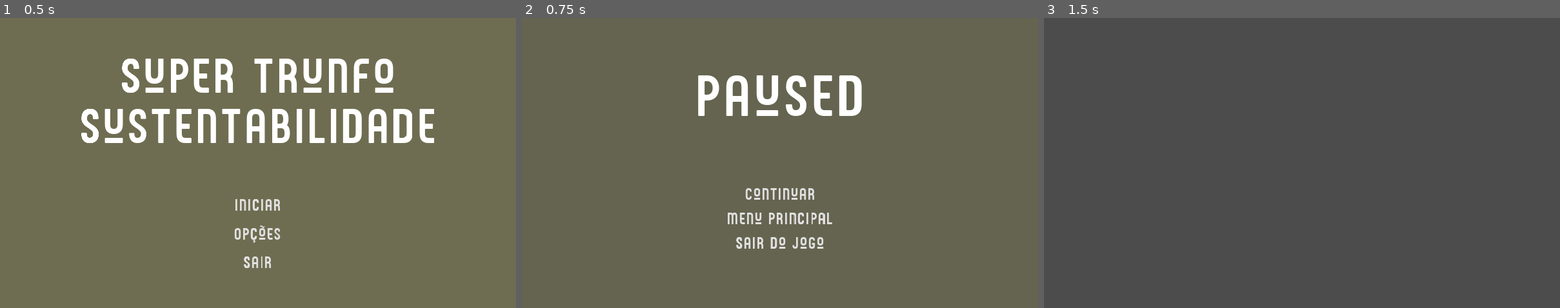
Above: before the commit, frames 1-3 (left to right).
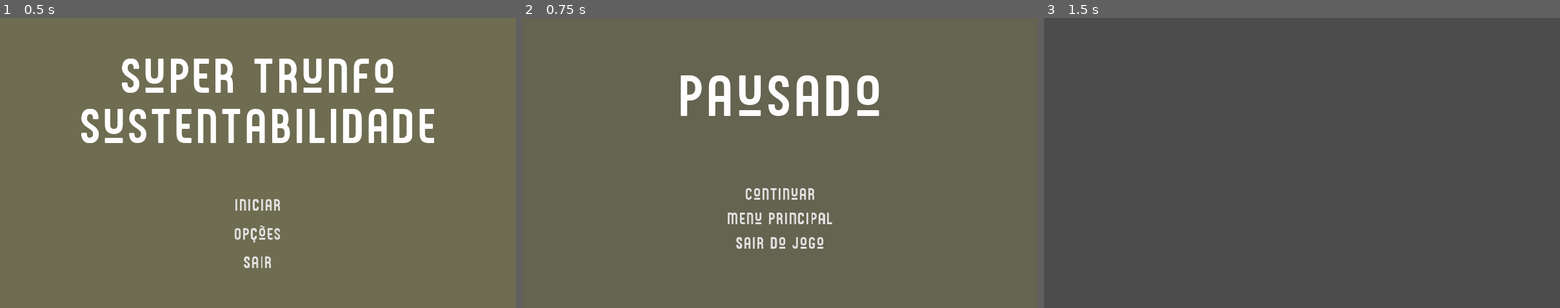
Above: after the commit, the same moments.

Repository: leleosilva/top-trumps-sustainability
Game: Godot game, scene res://scenes/MainMenu.tscn
The game is run twice, just before and just after one commit, with the same random seed, the same clock (stepped at 60 frames per second) and the same inputs.
Inputs:
- Up to frame 1 (0.5 s): no input
- Up to frame 2 (0.75 s): click "Opções" at 0.5 s
- Up to frame 3 (1.5 s): click "Continuar" at 1.25 s

Frame 1 is identical in both runs. In frame 2, 2.9% of the frame differs, in the area x 30-70%, y 19-34%; in frame 3, nothing differs.

Commit message:
Changing language of PausedLabel text

Diff:
--- a/scenes/PauseMenu.tscn
+++ b/scenes/PauseMenu.tscn
@@ -38,9 +38,9 @@
 anchor_bottom = 1.0
 
 [node name="VBoxContainer" type="VBoxContainer" parent="CenterContainer"]
-margin_left = 427.0
+margin_left = 383.0
 margin_top = 138.0
-margin_right = 853.0
+margin_right = 896.0
 margin_bottom = 582.0
 grow_horizontal = 2
 grow_vertical = 2
@@ -48,23 +48,23 @@
 size_flags_horizontal = 0
 custom_constants/separation = 20
 
-[node name="Label" type="Label" parent="CenterContainer/VBoxContainer"]
-margin_right = 426.0
+[node name="PausedLabel" type="Label" parent="CenterContainer/VBoxContainer"]
+margin_right = 513.0
 margin_bottom = 144.0
 custom_fonts/font = SubResource( 2 )
-text = "Paused"
+text = "Pausado"
 align = 1
 
 [node name="Control" type="Control" parent="CenterContainer/VBoxContainer"]
 margin_top = 164.0
-margin_right = 426.0
+margin_right = 513.0
 margin_bottom = 264.0
 rect_min_size = Vector2( 0, 100 )
 
 [node name="ContinueMargin" type="MarginContainer" parent="CenterContainer/VBoxContainer"]
-margin_left = 124.0
+margin_left = 168.0
 margin_top = 284.0
-margin_right = 301.0
+margin_right = 345.0
 margin_bottom = 324.0
 size_flags_horizontal = 4
 custom_constants/margin_right = 0
@@ -83,9 +83,9 @@
 text = "Continuar"
 
 [node name="MainMenuMargin" type="MarginContainer" parent="CenterContainer/VBoxContainer"]
-margin_left = 81.0
+margin_left = 124.0
 margin_top = 344.0
-margin_right = 345.0
+margin_right = 388.0
 margin_bottom = 384.0
 size_flags_horizontal = 4
 
@@ -103,9 +103,9 @@
 text = "Menu principal"
 
 [node name="QuitMargin" type="MarginContainer" parent="CenterContainer/VBoxContainer"]
-margin_left = 102.0
+margin_left = 145.0
 margin_top = 404.0
-margin_right = 324.0
+margin_right = 367.0
 margin_bottom = 444.0
 size_flags_horizontal = 4
 
